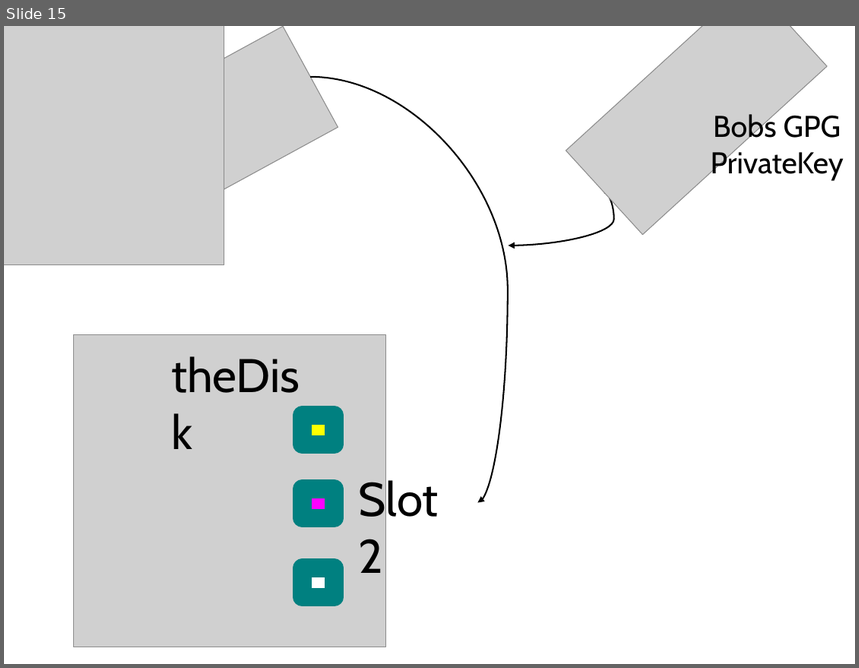
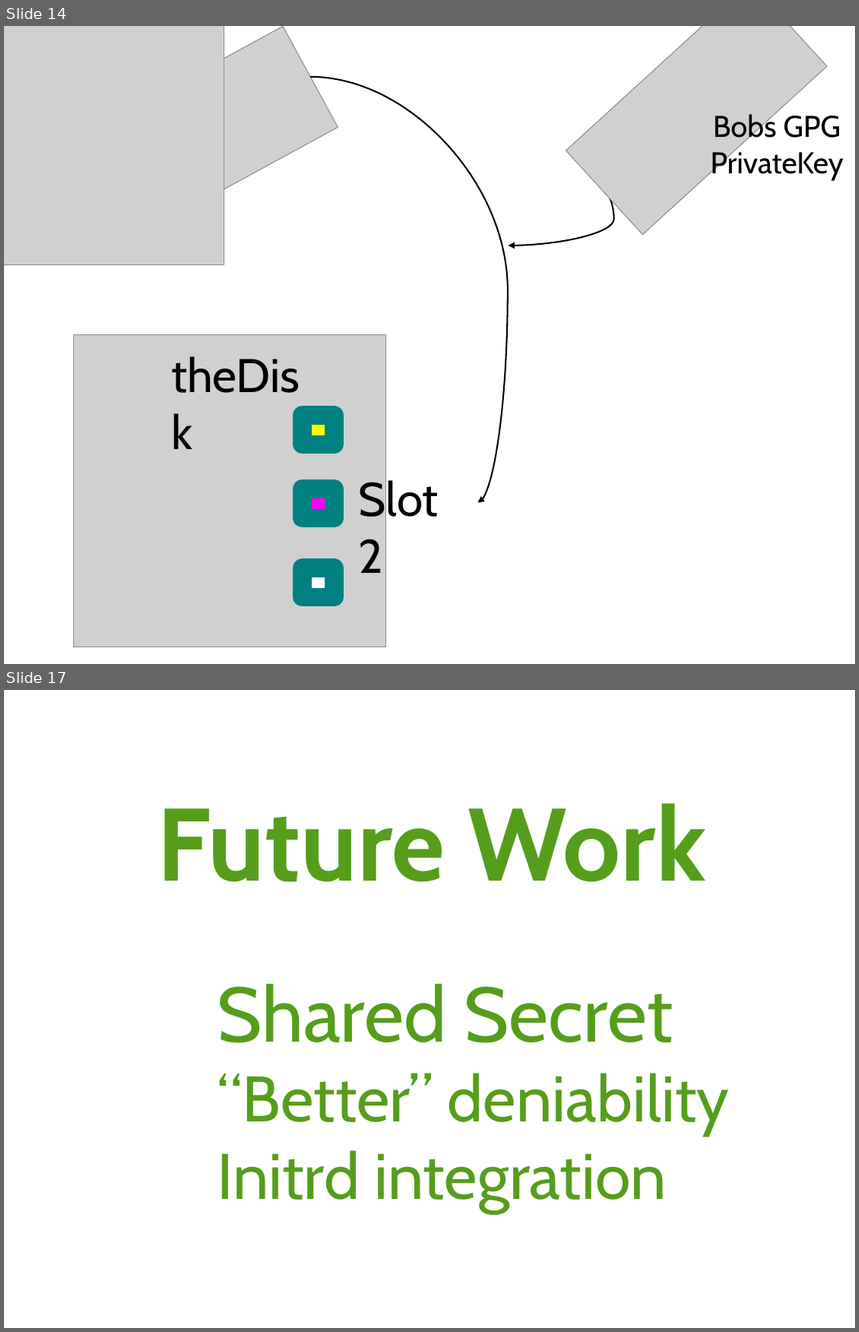
Before and after one commit to arver/arver, a slide deck: presentation/28c3.odp. Shown one above the other, each under a label of ours: slide 15 before the commit, slides 14 and 17 after it; the slides between them are not shown. The pictures are 859x668 and 859x1332 pixels, drawn with LibreOffice and Linux fonts; fonts in the diff are those of the drawing; grey boxes stand for pictures. Boxes give left, top, right and bottom in pixels: in the first picture for what was removed or moved away, otherwise in the second. Text is boxed around its words. In the diff, an @@ line names an element or a change of style, - is before the commit and + after.

```diff
--- a/presentation/28c3.odp
+++ b/presentation/28c3.odp
@@ slide 17 added at <box>4,690,855,1328</box>, background #FFFFFF @@
@@ title added at <box>158,803,705,882</box>, 96 pt, text #579D1C, bold @@
+Future Work
@@ title added at <box>217,983,729,1213</box>, 60 pt, text #579D1C @@
+Shared Secret
+“Better” deniability
+Initrd integration
@@ what was slide 15 is now slide 14 @@
```
Also in this commit, not shown: 9 slides changed, 3 other slides added, 3 slides removed, 1 other file.
